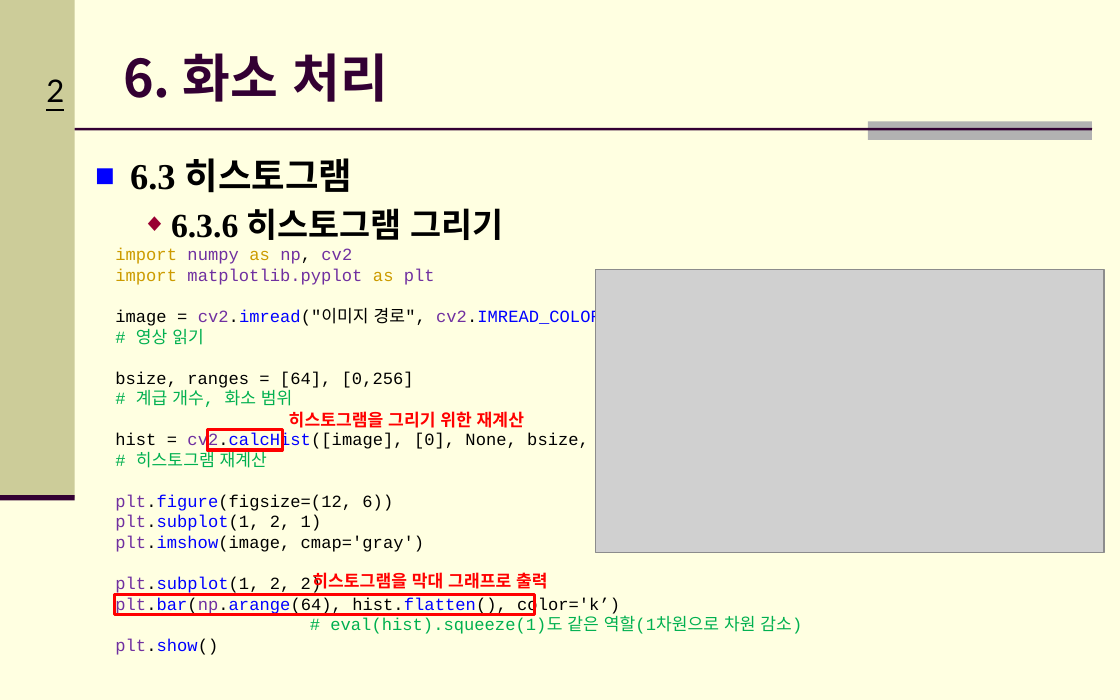
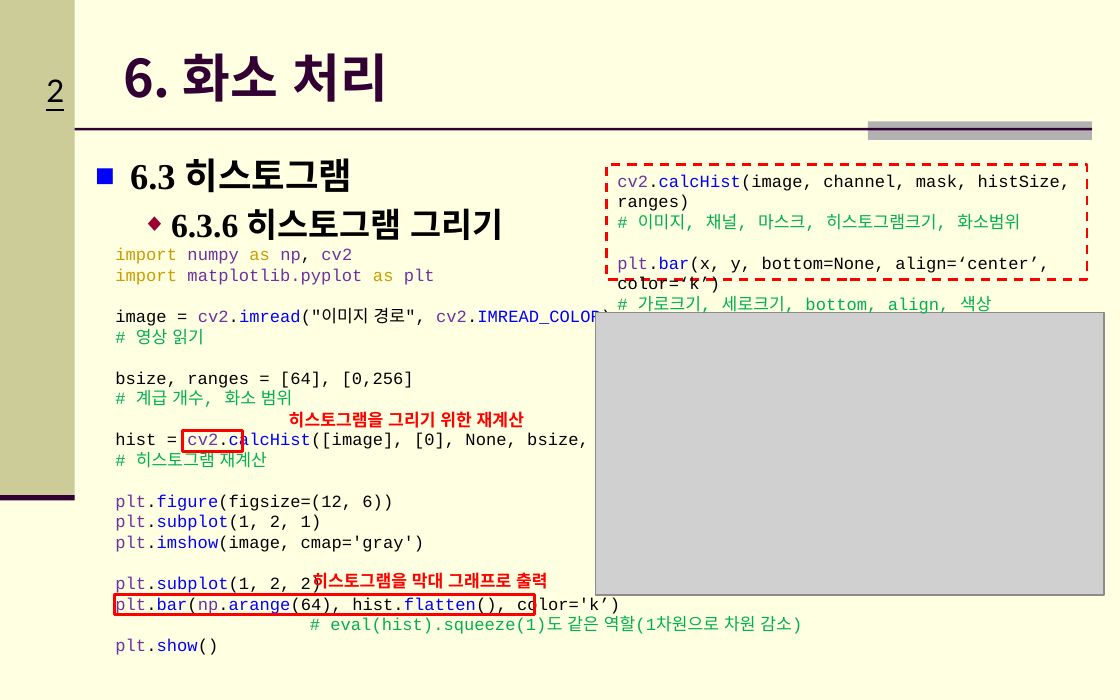
Before and after one commit to Hitbee-dev/OpenCV-Python, a slide deck: slide 2 of 2022-11-08/documents/CH_06 화소 처리.pptx. Drawn at 1120x700 pixels with LibreOffice and Linux fonts; fonts in the diff are those of the drawing; grey boxes stand for pictures; background and template pictures are left out. Boxes give left, top, right and bottom in pixels: in the first picture for what was removed or moved away, otherwise in the second. Text is boxed around its words. In the diff, an @@ line names an element or a change of style, - is before the commit and + after.

```diff
--- a/2022-11-08/documents/CH_06 화소 처리.pptx
+++ b/2022-11-08/documents/CH_06 화소 처리.pptx
@@ rectangle added at [606, 165, 1086, 280], outline #FF0000 1.5 pt dashed, 11 pt, text #000000 @@
+cv2.calcHist(image, channel, mask, histSize, ranges)
+# 이미지, 채널, 마스크, 히스토그램크기, 화소범위
+plt.bar(x, y, bottom=None, align=‘center’, color=‘k’)
+# 가로크기, 세로크기, bottom, align, 색상
@@ picture: place and size @@
-picture at [595, 270, 1103, 552]
+picture at [595, 312, 1103, 595]
@@ rectangle: place and size @@
-rectangle at [207, 429, 282, 449]
+rectangle at [183, 430, 243, 450]
```
Also in this commit, not shown: 6 other slides changed, 3 other files.
